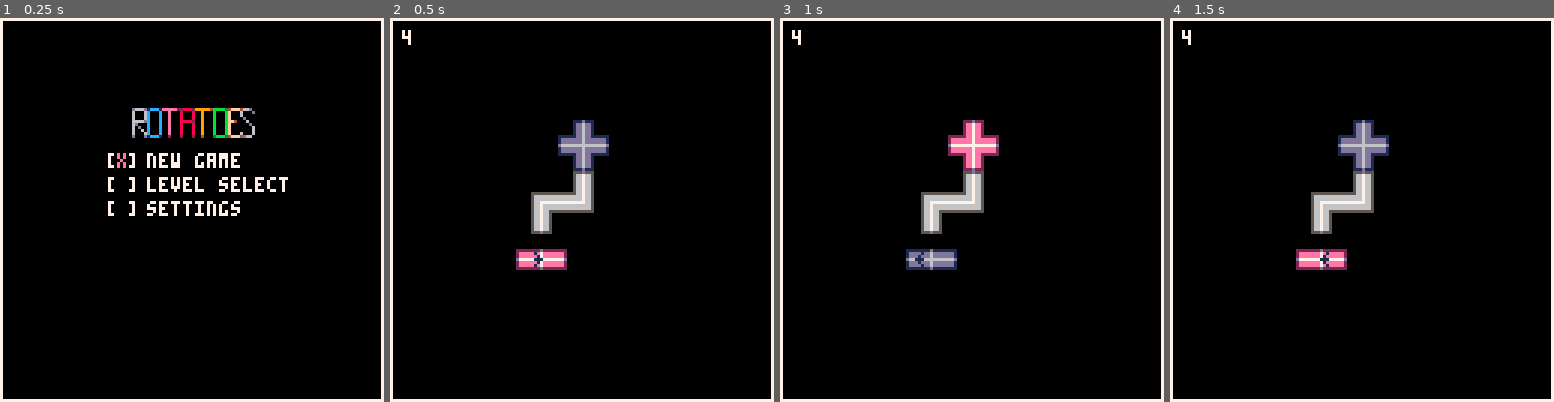
Above: before the commit, frames 1-4 (left to right).
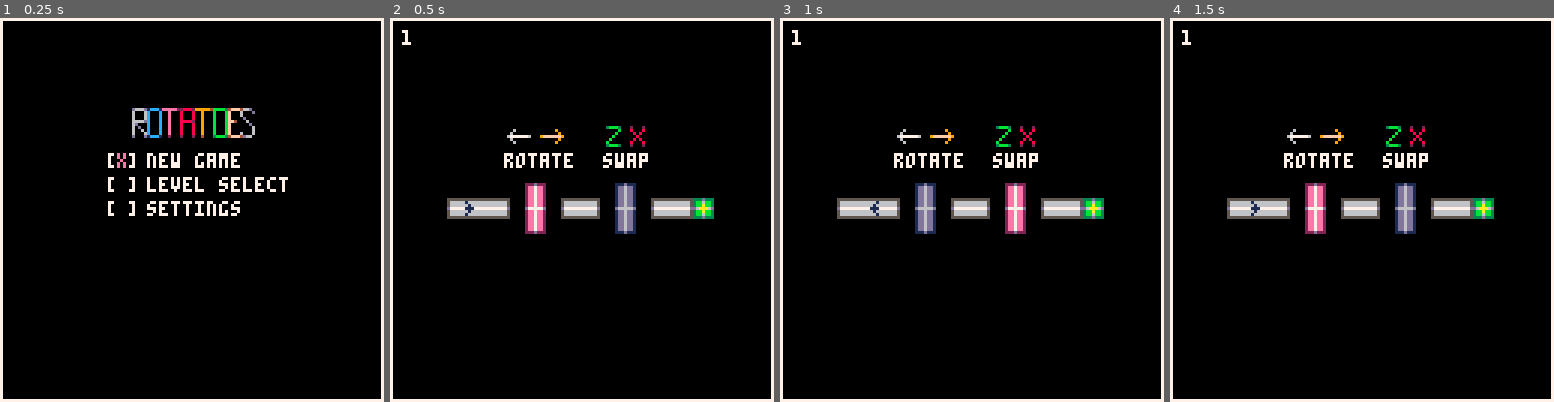
Above: after the commit, the same moments.

Repository: kreludan/rotatoes
Game: PICO-8 cartridge rotatoes.p8
Same seed, same stepped clock (60 frames per second), same inputs: the game is played once before the commit and once after it.
Inputs:
- Up to frame 1 (0.25 s): no input
- Up to frame 2 (0.5 s): tap X (X key) at 0.33 s
- Up to frame 3 (1 s): tap O (Z key) at 0.7 s
- Up to frame 4 (1.5 s): tap X (X key) at 1.07 s

Frame 1 is identical in both runs. In frame 2, 7.3% of the frame differs, in the area x 3-85%, y 3-66%; in frame 3, 7.2%; in frame 4, 7.3%.

Commit message:
Reset level counter to 1

Diff:
--- a/rotatoes.p8
+++ b/rotatoes.p8
@@ -12,7 +12,7 @@
   main_menu_option = 1
   level_select_option = 1
   global_game_speed = 1
-  level_num = 4 -- current level
+  level_num = 1 -- current level
   furthest_level_unlocked = get_furthest_level()
 end
 
--- a/src/0.global.lua
+++ b/src/0.global.lua
@@ -8,7 +8,7 @@
   main_menu_option = 1
   level_select_option = 1
   global_game_speed = 1
-  level_num = 4 -- current level
+  level_num = 1 -- current level
   furthest_level_unlocked = get_furthest_level()
 end
 
